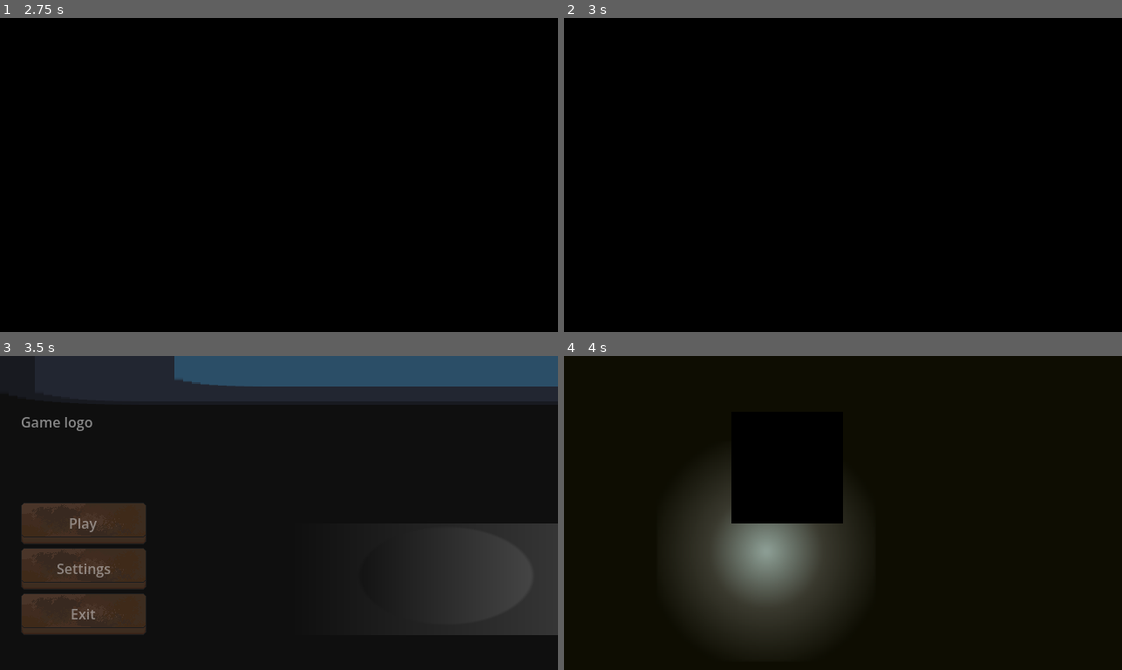
Above: before the commit, frames 1-4 (two rows, left to right).
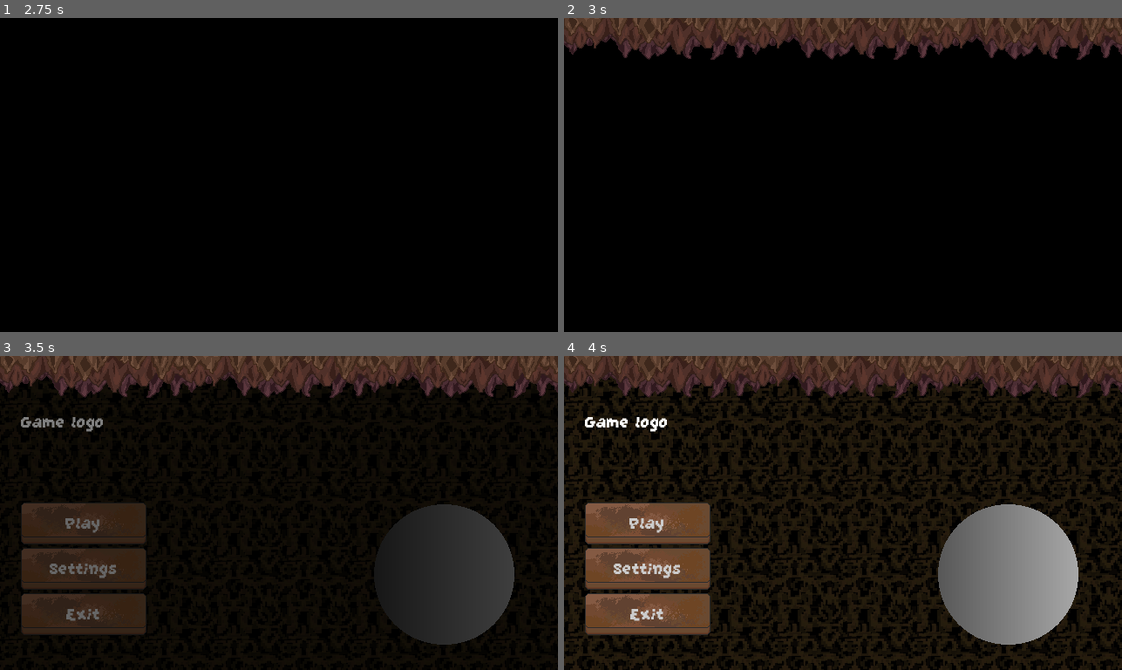
Above: after the commit, the same moments.

Repository: NightInsX/StinkyBonesTests
Game: Godot game, scene res://scenes/introsplash.tscn
Same seed, same stepped clock (60 frames per second), same inputs: the game is played once before the commit and once after it. The engine's default icon, where the game draws it, is replaced by a stand-in: a white triangle on a blue panel in a dark square.
Inputs:
- Up to frame 1 (2.75 s): tap Enter at 0.5, 2 s; tap Space at 1.25 s
- Up to frame 2 (3 s): tap Space at 2.75 s
- Up to frame 3 (3.5 s): no input
- Up to frame 4 (4 s): click "Play" at 3.5 s

Frame 1 is identical in both runs. In frame 2, 10% of the frame differs, in the area x 0-100%, y 0-14%; in frame 3, 19%; in frame 4, 40%, in the area x 0-100%, y 0-96%.

Commit message:
Novas melloras do menu en graficos

Diff:
--- a/graphics/shaders/MainMenu.gdshader
+++ b/graphics/shaders/MainMenu.gdshader
@@ -1,14 +1,55 @@
 shader_type canvas_item;
 
-uniform vec2 hole_center = vec2(0.8, 0.7); // normalized 0-1, relative to the rect
-uniform float hole_radius = 0.15;           // normalized 0-1
-uniform float edge_softness = 0.01;
-uniform vec2 rect_size = vec2(1.0);        // set from script to avoid ellipse on non-square rects
+uniform sampler2D mask_tex : source_color, filter_nearest;
+uniform sampler2D pattern_tex : source_color, repeat_enable, filter_nearest;
+
+uniform vec2 tile_count = vec2(8.0, 8.0);
+uniform vec2 scroll_speed = vec2(0.10, 0.05);
+
+// UI-facing settings.
+uniform float projection_angle_degrees = 50.0;
+uniform float copy_spacing_pixels = 12.0;
+
+// Color progression: each copy moves from user_color toward black.
+uniform vec4 front_color : source_color = vec4(1.0);
+uniform vec4 user_color : source_color = vec4(0.25, 0.65, 1.0, 1.0);
+
+vec4 over(vec4 back, vec4 front) {
+    // Standard alpha compositing: front is visually above back.
+    vec3 rgb = front.rgb * front.a + back.rgb * (1.0 - front.a);
+    float alpha = front.a + back.a * (1.0 - front.a);
+    return vec4(rgb, alpha);
+}
+
+vec4 make_layer(vec2 layer_uv, vec4 layer_color) {
+    vec2 scrolling_uv = fract(layer_uv * tile_count + scroll_speed * TIME);
+    vec4 texel = texture(pattern_tex, scrolling_uv);
+
+    return vec4(texel.rgb * layer_color.rgb, texel.a * layer_color.a);
+}
 
 void fragment() {
-    vec2 uv = (UV - hole_center) * rect_size;
-    float dist = length(uv);
-    float radius_px = hole_radius * min(rect_size.x, rect_size.y);
-    float mask = smoothstep(radius_px, radius_px + edge_softness * rect_size.x, dist);
-    COLOR.a *= mask; // 0 inside the hole, 1 outside, smooth blend at the edge
+    float mask_alpha = texture(mask_tex, UV).a;
+
+    // Convert degrees from the Inspector to radians for cos/sin.
+    float angle_rad = radians(projection_angle_degrees);
+    vec2 direction = vec2(cos(angle_rad), sin(angle_rad));
+
+    // Convert pixel spacing into UV spacing, so it stays visually in pixels.
+    vec2 pixel_to_uv = 1.0 / TEXTURE_PIXEL_SIZE;
+    vec2 one_copy_offset = direction * copy_spacing_pixels * pixel_to_uv;
+
+    // A sample at UV - offset is DRAWN at UV + offset.
+    vec4 back_copy = make_layer(UV - one_copy_offset * 2.0, mix(user_color, vec4(0.0), 0.65));
+    vec4 middle_copy = make_layer(UV - one_copy_offset, mix(user_color, vec4(0.0), 0.32));
+    vec4 front_layer = make_layer(UV, front_color);
+
+    // Back-to-front compositing establishes layering.
+    vec4 result = over(back_copy, middle_copy);
+    result = over(result, front_layer);
+
+    // Apply the hole last, to every copy together.
+    result.a *= mask_alpha;
+
+    COLOR = result;
 }
--- a/graphics/themes/menutheme.tres
+++ b/graphics/themes/menutheme.tres
@@ -1,6 +1,7 @@
 [gd_resource type="Theme" format=3 uid="uid://d27b4w6eanc0f"]
 
 [ext_resource type="Texture2D" uid="uid://bj5u5o30ejx7d" path="res://graphics/resources/wooden_button1.png" id="1_jeqjc"]
+[ext_resource type="FontFile" uid="uid://snma332gj2q0" path="res://graphics/themes/GrapeSoda.ttf" id="1_yj64y"]
 [ext_resource type="Texture2D" uid="uid://bx4u2gyhktdp2" path="res://graphics/resources/wooden_button2.png" id="2_slbfi"]
 [ext_resource type="Texture2D" uid="uid://bvh0ljjjemu5n" path="res://graphics/resources/checkbutton2.png" id="3_ahchu"]
 [ext_resource type="Texture2D" uid="uid://5m3u4n2v32am" path="res://graphics/resources/checkbutton1.png" id="4_xn6hp"]
@@ -19,7 +20,11 @@
 texture = ExtResource("2_slbfi")
 
 [resource]
-Button/font_sizes/font_size = 16
+Button/colors/font_color = Color(0.8, 0.8, 0.8, 1)
+Button/colors/font_focus_color = Color(1, 1, 1, 1)
+Button/colors/font_hover_color = Color(1, 1, 1, 1)
+Button/font_sizes/font_size = 24
+Button/fonts/font = ExtResource("1_yj64y")
 Button/styles/focus = SubResource("StyleBoxTexture_a3dfe")
 Button/styles/hover = SubResource("StyleBoxTexture_kqlh1")
 Button/styles/normal = SubResource("StyleBoxTexture_hqobg")
@@ -28,3 +33,5 @@
 CheckButton/icons/unchecked = ExtResource("4_xn6hp")
 HSlider/icons/grabber = ExtResource("5_yj64y")
 HSlider/icons/grabber_highlight = ExtResource("5_yj64y")
+Label/font_sizes/font_size = 24
+Label/fonts/font = ExtResource("1_yj64y")
--- a/scenes/MainMenu.tscn
+++ b/scenes/MainMenu.tscn
@@ -3,21 +3,29 @@
 [ext_resource type="Theme" uid="uid://d27b4w6eanc0f" path="res://graphics/themes/menutheme.tres" id="1_2wh52"]
 [ext_resource type="Script" uid="uid://bsc0d7aq0gbgk" path="res://scripts/main_menu.gd" id="1_yqorp"]
 [ext_resource type="Shader" uid="uid://hoty1xxv5ia1" path="res://graphics/shaders/MainMenu.gdshader" id="3_ow34m"]
-[ext_resource type="Texture2D" uid="uid://dj3h0rabrid5m" path="res://icon.svg" id="4_ow34m"]
+[ext_resource type="Texture2D" uid="uid://bbtromuds205c" path="res://graphics/resources/menulayer.png" id="4_l72w3"]
+[ext_resource type="Texture2D" uid="uid://qr16q5an4sue" path="res://graphics/resources/vine.png" id="5_826wr"]
+[ext_resource type="Texture2D" uid="uid://f4s7gqrid3rl" path="res://graphics/resources/caveceiling.png" id="6_826wr"]
 
 [sub_resource type="ShaderMaterial" id="ShaderMaterial_2wh52"]
 shader = ExtResource("3_ow34m")
-shader_parameter/hole_center = Vector2(0.5, 0.5)
-shader_parameter/hole_radius = 0.2
-shader_parameter/edge_softness = 0.01
-shader_parameter/rect_size = Vector2(1, 1)
-
-[sub_resource type="ShaderMaterial" id="ShaderMaterial_8a8k8"]
+shader_parameter/tile_count = Vector2(8, 8)
+shader_parameter/scroll_speed = Vector2(0.1, 0.05)
+shader_parameter/projection_angle_degrees = 50.0
+shader_parameter/copy_spacing_pixels = 12.0
+shader_parameter/front_color = Color(1, 1, 1, 1)
+shader_parameter/user_color = Color(0.25, 0.65, 1, 1)
+
+[sub_resource type="ShaderMaterial" id="ShaderMaterial_50aim"]
 shader = ExtResource("3_ow34m")
-shader_parameter/hole_center = Vector2(0.8, 0.7)
-shader_parameter/hole_radius = 0.15
-shader_parameter/edge_softness = 0.01
-shader_parameter/rect_size = Vector2(1, 1)
+shader_parameter/mask_tex = ExtResource("4_l72w3")
+shader_parameter/pattern_tex = ExtResource("5_826wr")
+shader_parameter/tile_count = Vector2(8, 4)
+shader_parameter/scroll_speed = Vector2(0.1, 0.05)
+shader_parameter/projection_angle_degrees = 50.0
+shader_parameter/copy_spacing_pixels = 12.0
+shader_parameter/front_color = Color(0.14, 0.11498667, 0.046199996, 0.61960787)
+shader_parameter/user_color = Color(0.42, 0.30282, 0.15959999, 0.7921569)
 
 [sub_resource type="Gradient" id="Gradient_ow34m"]
 offsets = PackedFloat32Array(0, 0.5, 1)
@@ -34,14 +42,14 @@
 tracks/0/type = "value"
 tracks/0/imported = false
 tracks/0/enabled = true
-tracks/0/path = NodePath("Panel:position")
+tracks/0/path = NodePath("ColorRect/Panel:position")
 tracks/0/interp = 1
 tracks/0/loop_wrap = true
 tracks/0/keys = {
 "times": PackedFloat32Array(0),
 "transitions": PackedFloat32Array(1),
 "update": 0,
-"values": [Vector2(416, 192)]
+"values": [Vector2(424, 168)]
 }
 
 [sub_resource type="Animation" id="Animation_ucygd"]
@@ -51,14 +59,14 @@
 tracks/0/type = "value"
 tracks/0/imported = false
 tracks/0/enabled = true
-tracks/0/path = NodePath("Panel:position")
+tracks/0/path = NodePath("ColorRect/Panel:position")
 tracks/0/interp = 1
 tracks/0/loop_wrap = true
 tracks/0/keys = {
 "times": PackedFloat32Array(0, 5),
 "transitions": PackedFloat32Array(1, 1),
 "update": 0,
-"values": [Vector2(416, 192), Vector2(-408, 192)]
+"values": [Vector2(424, 168), Vector2(-432, 168)]
 }
 
 [sub_resource type="AnimationLibrary" id="AnimationLibrary_mipys"]
@@ -67,57 +75,70 @@
 &"slide_cave": SubResource("Animation_ucygd")
 }
 
-[sub_resource type="StyleBoxEmpty" id="StyleBoxEmpty_8lupt"]
+[sub_resource type="StyleBoxFlat" id="StyleBoxFlat_826wr"]
+bg_color = Color(0, 0, 0, 1)
 
 [sub_resource type="Animation" id="Animation_ow34m"]
 length = 0.001
 tracks/0/type = "value"
 tracks/0/imported = false
 tracks/0/enabled = true
-tracks/0/path = NodePath(".:modulate")
+tracks/0/path = NodePath("ColorRect/Panel:position")
 tracks/0/interp = 1
 tracks/0/loop_wrap = true
 tracks/0/keys = {
 "times": PackedFloat32Array(0),
 "transitions": PackedFloat32Array(1),
 "update": 0,
-"values": [Color(1, 1, 1, 0)]
+"values": [Vector2(416, 192)]
 }
 tracks/1/type = "value"
 tracks/1/imported = false
 tracks/1/enabled = true
-tracks/1/path = NodePath("bg/Panel:position")
+tracks/1/path = NodePath("TitleScreen:position")
 tracks/1/interp = 1
 tracks/1/loop_wrap = true
 tracks/1/keys = {
 "times": PackedFloat32Array(0),
 "transitions": PackedFloat32Array(1),
 "update": 0,
-"values": [Vector2(416, 192)]
+"values": [Vector2(0, 0)]
 }
 tracks/2/type = "value"
 tracks/2/imported = false
 tracks/2/enabled = true
-tracks/2/path = NodePath("TitleScreen:position")
+tracks/2/path = NodePath("Settings:position")
 tracks/2/interp = 1
 tracks/2/loop_wrap = true
 tracks/2/keys = {
 "times": PackedFloat32Array(0),
 "transitions": PackedFloat32Array(1),
 "update": 0,
-"values": [Vector2(0, 0)]
+"values": [Vector2(640, 0)]
 }
 tracks/3/type = "value"
 tracks/3/imported = false
 tracks/3/enabled = true
-tracks/3/path = NodePath("Settings:position")
+tracks/3/path = NodePath("invisible_panel:visible")
 tracks/3/interp = 1
 tracks/3/loop_wrap = true
 tracks/3/keys = {
 "times": PackedFloat32Array(0),
 "transitions": PackedFloat32Array(1),
-"update": 0,
-"values": [Vector2(640, 0)]
+"update": 1,
+"values": [false]
+}
+tracks/4/type = "value"
+tracks/4/imported = false
+tracks/4/enabled = true
+tracks/4/path = NodePath("invisible_panel:modulate")
+tracks/4/interp = 1
+tracks/4/loop_wrap = true
+tracks/4/keys = {
+"times": PackedFloat32Array(0),
+"transitions": PackedFloat32Array(1),
+"update": 0,
+"values": [Color(1, 1, 1, 1)]
 }
 
 [sub_resource type="Animation" id="Animation_l72w3"]
@@ -125,14 +146,26 @@
 tracks/0/type = "value"
 tracks/0/imported = false
 tracks/0/enabled = true
-tracks/0/path = NodePath(".:modulate")
+tracks/0/path = NodePath("invisible_panel:visible")
 tracks/0/interp = 1
 tracks/0/loop_wrap = true
 tracks/0/keys = {
 "times": PackedFloat32Array(0, 1),
 "transitions": PackedFloat32Array(1, 1),
-"update": 0,
-"values": [Color(1, 1, 1, 0), Color(1, 1, 1, 1)]
+"update": 1,
+"values": [true, false]
+}
+tracks/1/type = "value"
+tracks/1/imported = false
+tracks/1/enabled = true
+tracks/1/path = NodePath("invisible_panel:modulate")
+tracks/1/interp = 1
+tracks/1/loop_wrap = true
+tracks/1/keys = {
+"times": PackedFloat32Array(0, 1),
+"transitions": PackedFloat32Array(1, 1),
+"update": 0,
+"values": [Color(1, 1, 1, 1), Color(1, 1, 1, 0)]
 }
 
 [sub_resource type="Animation" id="Animation_mipys"]
@@ -145,10 +178,10 @@
 tracks/0/interp = 2
 tracks/0/loop_wrap = true
 tracks/0/keys = {
-"times": PackedFloat32Array(0, 1.6),
-"transitions": PackedFloat32Array(1, 1),
-"update": 0,
-"values": [Vector2(0, 0), Vector2(-640, 0)]
+"times": PackedFloat32Array(0, 1.5, 1.6),
+"transitions": PackedFloat32Array(1, 1, 1),
+"update": 0,
+"values": [Vector2(0, 0), Vector2(-645, 0), Vector2(-640, 0)]
 }
 tracks/1/type = "value"
 tracks/1/imported = false
@@ -157,10 +190,10 @@
 tracks/1/interp = 2
 tracks/1/loop_wrap = true
 tracks/1/keys = {
-"times": PackedFloat32Array(0, 1.6),
-"transitions": PackedFloat32Array(1, 1),
-"update": 0,
-"values": [Vector2(640, 0), Vector2(0, 0)]
+"times": PackedFloat32Array(0, 1.5, 1.6),
+"transitions": PackedFloat32Array(1, 1, 1),
+"update": 0,
+"values": [Vector2(640, 0), Vector2(-5, 0), Vector2(0, 0)]
 }
 
 [sub_resource type="AnimationLibrary" id="AnimationLibrary_826wr"]
@@ -171,7 +204,6 @@
 }
 
 [node name="MainMenu" type="Control" unique_id=1500635961]
-modulate = Color(1, 1, 1, 0)
 material = SubResource("ShaderMaterial_2wh52")
 layout_mode = 3
 anchors_preset = 15
@@ -182,27 +214,36 @@
 theme = ExtResource("1_2wh52")
 script = ExtResource("1_yqorp")
 
-[node name="bg" type="ColorRect" parent="." unique_id=1690723093]
-material = SubResource("ShaderMaterial_8a8k8")
+[node name="TextureRect" type="TextureRect" parent="." unique_id=2022806039]
+modulate = Color(0, 0, 0, 1)
 layout_mode = 1
 anchors_preset = 15
 anchor_right = 1.0
 anchor_bottom = 1.0
 grow_horizontal = 2
 grow_vertical = 2
-mouse_filter = 2
-color = Color(0.12, 0.12, 0.12, 1)
-
-[node name="Panel" type="Panel" parent="bg" unique_id=1489419077]
+texture = ExtResource("4_l72w3")
+
+[node name="ColorRect" type="ColorRect" parent="." unique_id=1054337564]
+material = SubResource("ShaderMaterial_50aim")
+layout_mode = 1
+anchors_preset = 15
+anchor_right = 1.0
+anchor_bottom = 1.0
+grow_horizontal = 2
+grow_vertical = 2
+
+[node name="Panel" type="Panel" parent="ColorRect" unique_id=1489419077]
 z_index = -1
 layout_mode = 0
 offset_left = 416.0
 offset_top = 192.0
-offset_right = 1440.0
-offset_bottom = 320.0
+offset_right = 1439.9976
+offset_bottom = 360.0
 theme_override_styles/panel = SubResource("StyleBoxTexture_wwruc")
 
-[node name="AnimationPlayer" type="AnimationPlayer" parent="bg" unique_id=492316423]
+[node name="AnimationPlayer" type="AnimationPlayer" parent="ColorRect" unique_id=492316423]
+root_node = NodePath("../..")
 libraries/ = SubResource("AnimationLibrary_mipys")
 autoplay = &"slide_cave"
 
@@ -245,15 +286,15 @@
 [node name="Peaks" type="TextureRect" parent="TitleScreen" unique_id=986769366]
 z_index = 2
 layout_mode = 0
-offset_top = -80.0
 offset_right = 1280.0
-offset_bottom = 56.0
-texture = ExtResource("4_ow34m")
+offset_bottom = 48.0
+texture = ExtResource("6_826wr")
+stretch_mode = 1
 
 [node name="Settings" type="Control" parent="." unique_id=1848050210]
 anchors_preset = 0
 offset_left = 640.0
-offset_right = 1280.0
+offset_right = 1279.9988
 offset_bottom = 360.0
 
 [node name="Label" type="Label" parent="Settings" unique_id=464689345]
@@ -332,7 +373,7 @@
 layout_mode = 0
 offset_right = 640.0
 offset_bottom = 360.0
-theme_override_styles/panel = SubResource("StyleBoxEmpty_8lupt")
+theme_override_styles/panel = SubResource("StyleBoxFlat_826wr")
 
 [node name="Animations" type="AnimationPlayer" parent="." unique_id=646417311]
 libraries/ = SubResource("AnimationLibrary_826wr")
--- a/scenes/overworld_testing_room.tscn
+++ b/scenes/overworld_testing_room.tscn
@@ -24,7 +24,7 @@
 [node name="ColorRect" type="ColorRect" parent="." unique_id=20182372]
 offset_right = 640.0
 offset_bottom = 360.0
-color = Color(0.1, 0.1, 0.1, 1)
+color = Color(0.080783375, 0.08078333, 0.080783345, 1)
 
 [node name="StaticBody2D" type="StaticBody2D" parent="." unique_id=113321625]
 
@@ -37,9 +37,9 @@
 shape = SubResource("RectangleShape2D_8lupt")
 
 [node name="PointLight2D" type="PointLight2D" parent="." unique_id=1865981145]
-position = Vector2(232.00002, 224)
+position = Vector2(165, 255)
 scale = Vector2(3.9374995, 3.96875)
-energy = 6.83
+energy = 6.53
 texture = SubResource("GradientTexture2D_8lupt")
 
 [node name="DirectionalLight2D" type="DirectionalLight2D" parent="." unique_id=1571400629]
Binary file added: graphics/resources/caveceiling.png
Not shown, added: graphics/resources/caveceiling.png.import
Binary file added: graphics/resources/menulayer.png
Not shown, added: graphics/resources/menulayer.png.import
Binary file added: graphics/resources/vine.png
Not shown, added: graphics/resources/vine.png.import
Binary file added: graphics/themes/GrapeSoda.ttf
Not shown, added: graphics/themes/GrapeSoda.ttf.import
